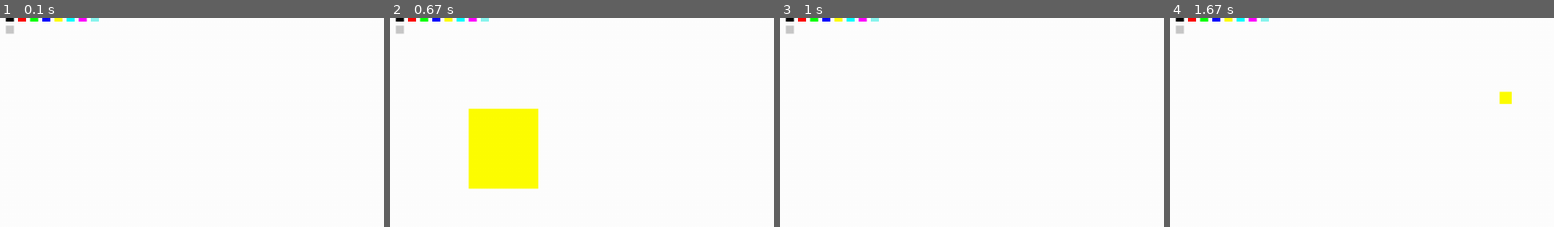
Above: before the commit, frames 1-4 (left to right).
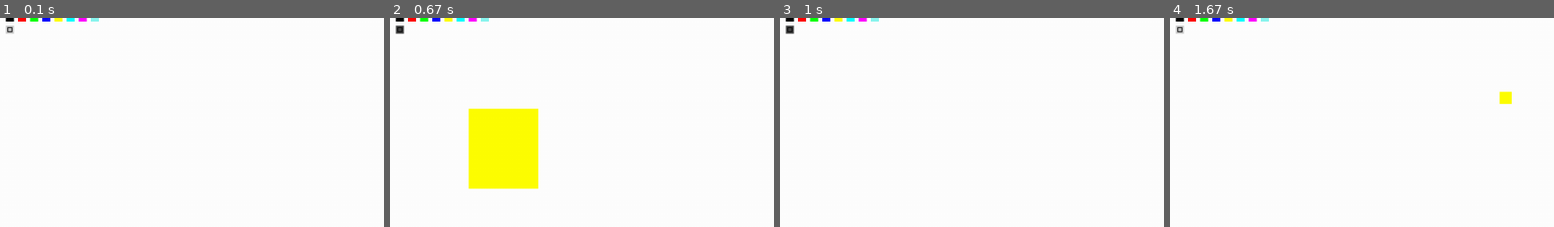
Above: after the commit, the same moments.

Repository: simplycode07/Paint-app-with-pygame
Game: pygame game, started from main.py
Two runs of this game, one before a commit and one after it. Both use one fixed random seed, a clock stepped at 60 frames per second and the inputs below.
Inputs (mouse positions are % of the whole screen's width and height, from its top left):
- Up to frame 1 (0.1 s): no input
- Up to frame 2 (0.67 s): press the mouse at (1, 6) at 0.37 s; move the mouse to (10, 25) at 0.47 s; release the mouse at (19, 44) at 0.6 s
- Up to frame 3 (1 s): press the mouse at (94, 2) at 0.7 s; move the mouse to (54, 50) at 0.8 s; release the mouse at (15, 99) at 0.93 s
- Up to frame 4 (1.67 s): press the mouse at (1, 6) at 1.03 s; move the mouse to (35, 25) at 1.13 s; release the mouse at (68, 45) at 1.27 s; press the mouse at (94, 2) at 1.37 s; move the mouse to (69, 12) at 1.47 s; release the mouse at (44, 22) at 1.6 s
The pictures show only the part of the screen within x 0-50%, y 3-53%; the shares and areas given below are measured in that part.

The runs differ from the first frame. In frame 1, less than 0.1% of the frame differs, in the area x 1-4%, y 4-7%; in frame 2, 0.1%, in the area x 1-4%, y 3-8%; in frame 3, 0.1%; in frame 4, less than 0.1%.

Commit message:
added img icon for rectangle tool

Diff:
--- a/main.py
+++ b/main.py
@@ -29,9 +29,13 @@
     "rand_col":(random.randint(0, 255), random.randint(0, 255), random.randint(0, 255)),
 }
 
-text = font.render("Clear screen", True, colors["black"], (255, 255, 230))
-clear_butt_rect = text.get_rect()
+clear_butt_text = font.render("Clear screen", True, colors["black"], (255, 255, 230))
+clear_butt_rect = clear_butt_text.get_rect()
 clear_butt_rect.center = (900, 10)
+
+square_selected_true = pygame.image.load('img\\square_selected_true.png')
+square_selected_false = pygame.image.load('img\\square_selected_false.png')
+
 display.fill(colors["white"])
 
 def save_image():
@@ -43,7 +47,7 @@
     screenshot.blit(sub, (0, 0))
     return screenshot
 
-def draw_sqaure(first_corner, second_corner):
+def draw_square(first_corner, second_corner):
     # first_corner = rect_pos[0] --> (a,b)
     # second_corner = rect_pos[1] --> (c,d)
     # third_corner = (first_corner[0], second_corner[1]) -->(a,d)
@@ -74,7 +78,7 @@
     eraser_color = colors['white']
     color_button = []
     rect_pos = []
-    display.blit(text, clear_butt_rect)
+    display.blit(clear_butt_text, clear_butt_rect)
     colors_keys = [*colors]
 
     #this draws buttons for colors
@@ -82,9 +86,9 @@
         color_button.append(pygame.Rect(((15*i)), 10, 10, 10))
         pygame.draw.rect(display, colors[colors_keys[i]], pygame.Rect((15*i), 10, 10, 10))
 
-    #this draws the square tool
+    #this draws the square tool, (15,25)
     square_rect = pygame.Rect(15, 25, 10, 10)
-    pygame.draw.rect(display, (200, 200, 200), square_rect)
+    display.blit(square_selected_false, square_rect)
     while True:
         for event in pygame.event.get():
             pos = pygame.mouse.get_pos()
@@ -106,7 +110,7 @@
                     second_corner = rect_pos[1] #--> (c,d)
                     # third_corner = (first_corner[0], second_corner[1]) -->(a,d)
                     # fourth_corner = (second_corner[0], first_corner[1]) -->(c,b)
-                    left_x, left_y, w, h = draw_sqaure(first_corner, second_corner)
+                    left_x, left_y, w, h = draw_square(first_corner, second_corner)
                     pygame.draw.rect(display, pen_color, pygame.Rect(left_x, left_y, w,h))
                     rect_pos = []
 
@@ -126,8 +130,11 @@
                         pygame.draw.rect(display, colors[colors_keys[i]], pygame.Rect((15*i), 10, 10, 10))
 
                     square_rect = pygame.Rect(15, 25, 10, 10)
-                    pygame.draw.rect(display, (200, 200, 200), square_rect)
-                    display.blit(text, clear_butt_rect)
+                    if square_selected:
+                        display.blit(square_selected_true, square_rect)
+                    else:
+                        display.blit(square_selected_false, square_rect)
+                    display.blit(clear_butt_text, clear_butt_rect)
 
                 if not square_selected: #because if the
                     if color_button[0].collidepoint(pos):
@@ -151,6 +158,10 @@
                     square_selected = not square_selected
                     click_num=0
                     rect_pos=[]
+                    if square_selected:
+                        display.blit(square_selected_true, square_rect)
+                    else:
+                        display.blit(square_selected_false, square_rect)
 
                 if (pos[1]-size//2) > 20 and (pos[0]-size//2) > 30 and not square_selected:
                     pygame.draw.rect(display, pen_color, pygame.Rect((pos[0]-size//2), (pos[1]-size//2), size, size))
Binary file added: img/square_selected_false.png
Binary file added: img/square_selected_true.png
